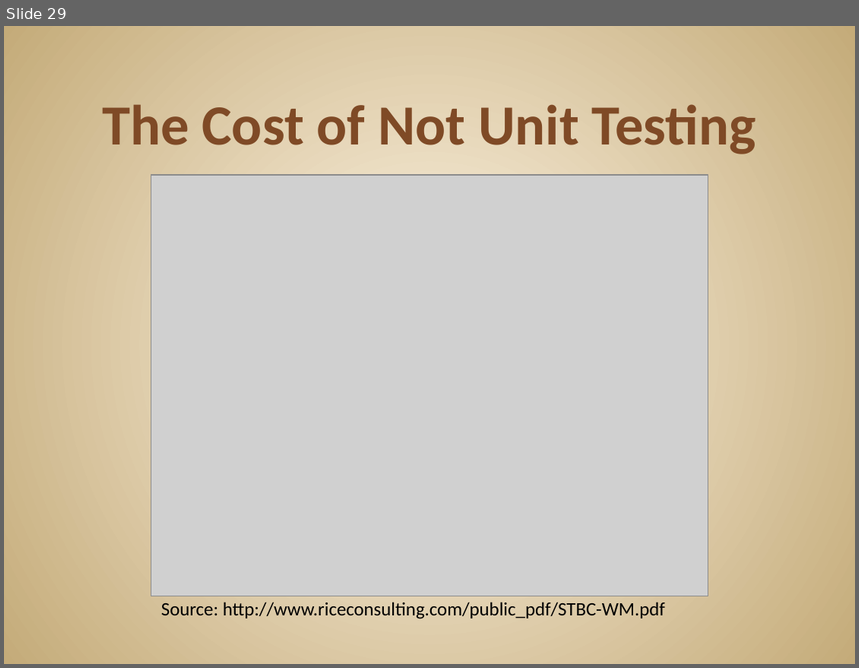
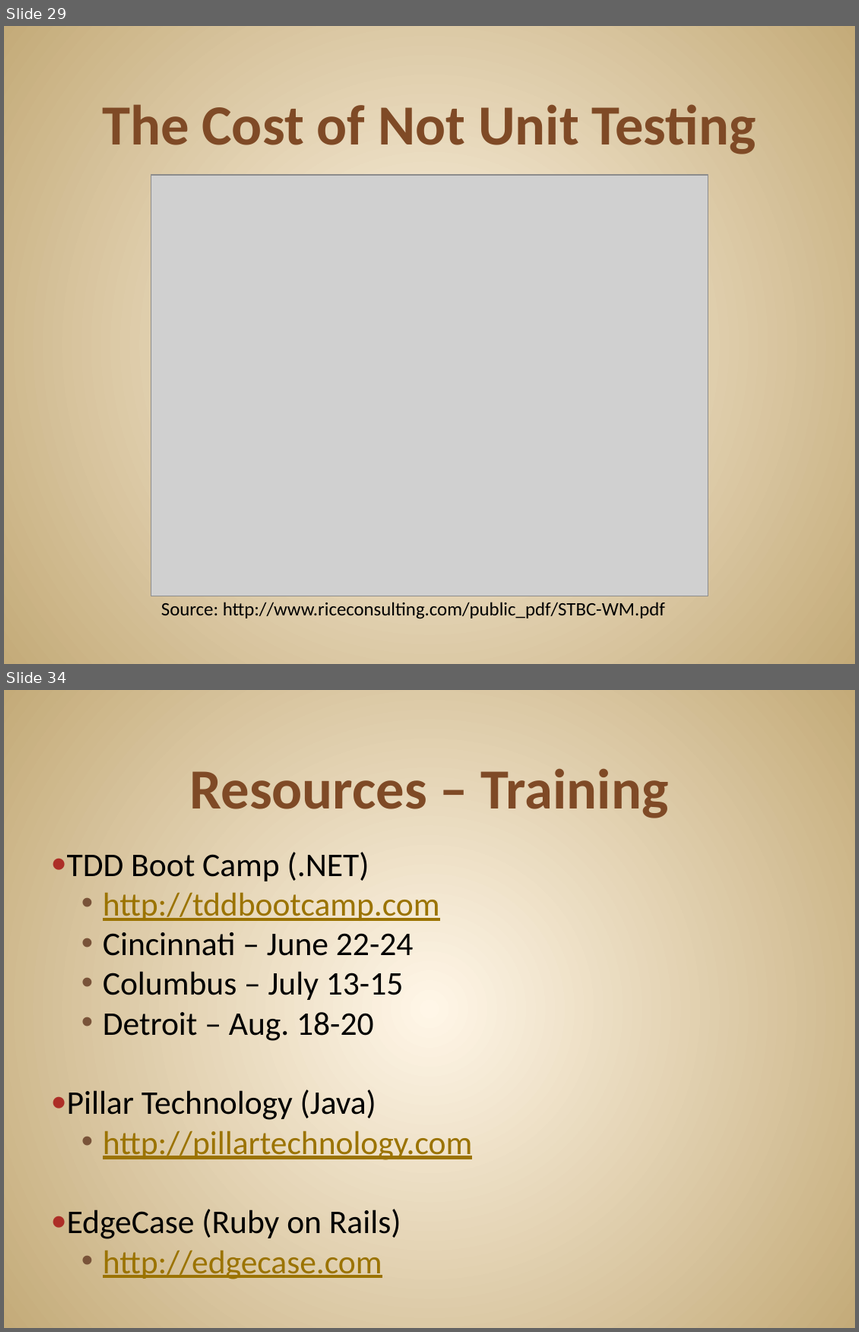
Before and after one commit to JonKruger/TDD-In-Action, a slide deck: TDD In Action.pptx. Shown one above the other, each under a label of ours: slide 29 before the commit, slides 29 and 34 after it; the slides between them are not shown. The pictures are 859x668 and 859x1332 pixels, drawn with LibreOffice and Linux fonts; fonts in the diff are those of the drawing; grey boxes stand for pictures. Boxes give left, top, right and bottom in pixels: in the first picture for what was removed or moved away, otherwise in the second. Text is boxed around its words. In the diff, an @@ line names an element or a change of style, - is before the commit and + after.

```diff
--- a/TDD In Action.pptx
+++ b/TDD In Action.pptx
@@ slide 34 added at (4, 690, 855, 1328), background gradient #FFF7E8 to #C4AA7A @@
@@ title added at (190, 768, 669, 818), 48 pt, text #804B26, bold @@
+Resources – Training
@@ text added at (67, 852, 473, 1280), 28 pt, text #000000 @@
+● TDD Boot Camp (.NET)
+  • http://tddbootcamp.com
+  • Cincinnati – June 22-24
+  • Columbus – July 13-15
+  • Detroit – Aug. 18-20
+● Pillar Technology (Java)
+  • http://pillartechnology.com
+● EdgeCase (Ruby on Rails)
+  • http://edgecase.com
```
Also in this commit, not shown: 5 other slides added, 2 slides removed.
